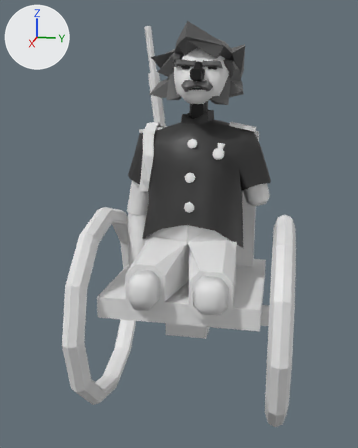
The Blender file 11_SPEAKER/00_NPC/Model/Guy_02.blend, before and after one commit.
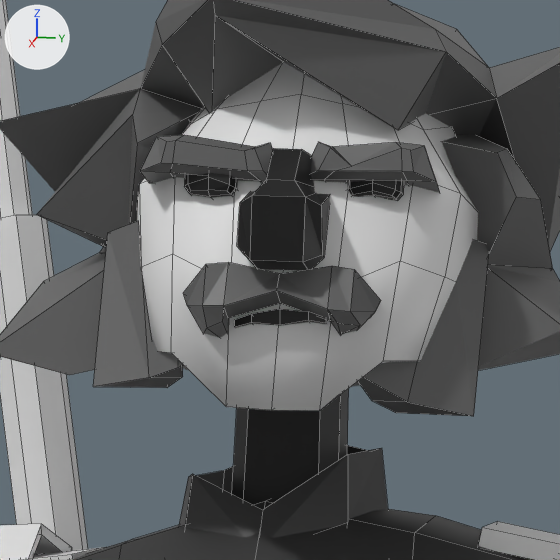
Each version appears first whole from a camera (50 mm lens) standing at (5.801, 0.944, -0.264) and looking at (0.335, -0.149, -1.63), and next in a close-up on the part from 42% to 68% of the width and 8% to 29% of the height. The axes (+X, +Y, +Z) are drawn at upper left. The lights are the same throughout. The close-ups show mesh edges as thin lines.

Names of what the first close-up shows: 'Body_01', 'Darker', 'Hair', 'Lighter', 'b', 'fusille', 'lagniere', 'plaquette'.
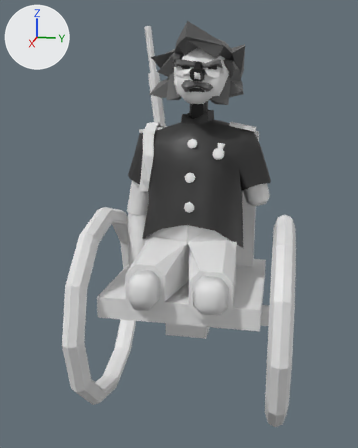
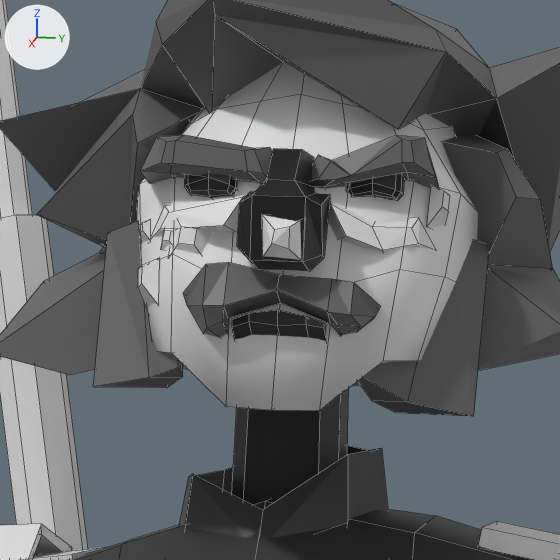
Pixel boxes (x1, y1, x2, y2) of what changed, in the close-ups (560 x 560 px; the box of a moved part takes in the faces that stretch with it):
'Lighter', reshaped, modifiers changed: (137, 62, 478, 411) in both
'b', reshaped: before (234, 309, 327, 328); after (232, 310, 326, 341)
part 1 of me_cube_062, built on: before (229, 73, 348, 360); after (138, 73, 456, 360)
part 2 of me_cube_054, moved or reshaped: before (170, 0, 496, 193); after (170, 0, 496, 189)
part 3 of me_cube_054, moved or reshaped: before (224, 262, 381, 335); after (224, 262, 381, 336)

The change, as a diff of the scene's bpy script:
```diff
--- a/11_SPEAKER/00_NPC/Model/Guy_02.blend.py
+++ b/11_SPEAKER/00_NPC/Model/Guy_02.blend.py
@@ me_cube_062 @@
 # used by ob_lighter; location = (0.008, 0.05, -0.195); delta_location = (0.0, 0.0, 0.0614); rotation_euler = (-0.0398, -0.143, 0.0429), in degrees (-2.3, -8.2, 2.5)
-me_cube_062.from_pydata(...)  # 51 vertices, 44 faces; spans x -0.209..0.466, y -0.327..0.007, z -0.217..0.482
+me_cube_062.from_pydata(...)  # 158 vertices, 140 faces; spans x -0.209..0.573, y -0.327..0.327, z -0.217..0.482
+# me_cube_062 part 1
+# 10 vertices in x -0.209..0.413, y 0.007, z -0.107..0.482 move by (0.0, -0.007, 0.0)
+# 2 vertices move from x 0.44..0.466, y 0.001..0.004, z -0.217..0.002 to x 0.44..0.466, y 0.0, z -0.217..0.002
+# 107 vertices are added at x -0.185..0.573, y -0.272..0.327, z -0.213..0.474
+# 52 new faces join them
+# 44 new faces join them, smooth
 me_cube_062.materials.append(mat_light_skin_003)
@@ me_cube_054 @@
 me_cube_054.from_pydata(...)  # 229 vertices, 210 faces; spans x -0.882..0.094, y -0.605..0.473, z -0.264..1.061
 # used by ob_hair; location = (0.006, 0.067, -0.133); delta_location = (0.436, 0.00111, 0.042); rotation_euler = (-0.0398, -0.143, 0.0429), in degrees (-2.3, -8.2, 2.5); delta_scale = (1.0, 1.0, 0.642)
-me_cube_054.vertices[6].co = (-0.014, 0.0, 0.026)
-me_cube_054.vertices[7].co = (0.049, 0.0, 0.041)  # pixel (279, 273)
-me_cube_054.vertices[11].co = (0.07, 0.126, -0.055)  # pixel (350, 311)
-me_cube_054.vertices[12].co = (0.008, 0.17, -0.007)  # pixel (380, 300)
-me_cube_054.vertices[13].co = (-0.01, 0.166, -0.008)  # pixel (379, 302)
-me_cube_054.vertices[14].co = (0.011, 0.162, -0.038)  # pixel (375, 311)
-me_cube_054.vertices[15].co = (-0.006, 0.158, -0.039)  # pixel (373, 313)
-me_cube_054.vertices[17].co = (-0.002, 0.104, -0.1)  # pixel (340, 335)
-me_cube_054.vertices[19].co = (-0.004, 0.132, -0.085)  # pixel (356, 330)
+# me_cube_054 part 2: 45 of 229 vertices moved; they spanned x -0.128..-0.001, y -0.08..0.249, z 0.258..0.461 and now span x -0.132..0.0, y -0.08..0.249, z 0.252..0.464; mean shift (-0.001, 0.0, -0.007); largest move (-0.113, 0.081, 0.398) -> (-0.117, 0.082, 0.356)
+# me_cube_054 part 3
+for i in [1, 8, 9, 10]: me_cube_054.vertices[i].co += Vector((-0.003, 0.001, -0.033))
+for i in [0, 2, 3, 20]: me_cube_054.vertices[i].co += Vector((-0.001, 0.0, -0.006))
+for i in [16, 18, 21]: me_cube_054.vertices[i].co += Vector((0.0, 0.0, -0.002))
+me_cube_054.vertices[6].co = (-0.014, 0.0, 0.022)
+me_cube_054.vertices[7].co = (0.049, 0.0, 0.038)  # pixel (279, 274)
+me_cube_054.vertices[11].co = (0.069, 0.126, -0.064)  # pixel (350, 314)
+me_cube_054.vertices[12].co = (0.006, 0.171, -0.022)  # pixel (380, 306)
+me_cube_054.vertices[13].co = (-0.011, 0.166, -0.025)  # pixel (379, 309)
+me_cube_054.vertices[14].co = (0.01, 0.162, -0.049)  # pixel (375, 316)
+me_cube_054.vertices[15].co = (-0.008, 0.158, -0.051)  # pixel (373, 318)
+me_cube_054.vertices[17].co = (-0.002, 0.104, -0.101)  # pixel (340, 336)
+me_cube_054.vertices[19].co = (-0.005, 0.132, -0.089)  # pixel (356, 332)
 me_cube_054.materials.append(mat_hair_color_003)
@@ me_cube_009 @@
 me_cube_009.from_pydata(...)  # 20 vertices, 18 faces; spans x -0.028..0.033, y -0.077..0.081, z -0.214..-0.168
 # used by ob_b; location = (-0.015, 0.074, -0.127); delta_location = (0.483, 0.0, 0.183); rotation_euler = (-0.0495, -0.143, 0.0302), in degrees (-2.8, -8.2, 1.7); delta_rotation_euler = (0.0, 0.314, 0.0)
-me_cube_009.vertices[0].co = (0.023, 0.08, -0.18)
-me_cube_009.vertices[1].co = (0.026, 0.081, -0.189)  # pixel (325, 323)
-me_cube_009.vertices[4].co = (-0.02, 0.08, -0.194)
-me_cube_009.vertices[5].co = (-0.017, 0.081, -0.203)
-me_cube_009.vertices[7].co = (-0.014, -0.076, -0.214)
-me_cube_009.vertices[9].co = (0.025, 0.001, -0.168)  # pixel (279, 308)
-me_cube_009.vertices[10].co = (0.026, 0.05, -0.171)  # pixel (308, 311)
-me_cube_009.vertices[11].co = (0.03, 0.051, -0.185)  # pixel (308, 320)
-me_cube_009.vertices[12].co = (0.033, 0.002, -0.194)  # pixel (279, 325)
-me_cube_009.vertices[14].co = (-0.028, 0.05, -0.188)
-me_cube_009.vertices[15].co = (-0.028, 0.001, -0.186)
-me_cube_009.vertices[17].co = (-0.021, -0.046, -0.208)
-me_cube_009.vertices[18].co = (-0.02, 0.002, -0.211)
-me_cube_009.vertices[19].co = (-0.023, 0.051, -0.202)
+# me_cube_009 part 4
+for i in [2, 3, 8, 13]: me_cube_009.vertices[i].co += Vector((0.022, -0.001, 0.004))
+me_cube_009.vertices[0].co = (0.047, 0.08, -0.185)  # pixel (323, 322)
+me_cube_009.vertices[1].co = (0.05, 0.08, -0.194)  # pixel (323, 328)
+me_cube_009.vertices[4].co = (-0.018, 0.081, -0.203)
+me_cube_009.vertices[5].co = (-0.009, 0.083, -0.253)
+me_cube_009.vertices[7].co = (-0.006, -0.074, -0.255)
+me_cube_009.vertices[9].co = (0.048, 0.0, -0.166)  # pixel (277, 309)
+me_cube_009.vertices[10].co = (0.049, 0.049, -0.175)  # pixel (305, 316)
+me_cube_009.vertices[11].co = (0.054, 0.05, -0.188)  # pixel (305, 324)
+me_cube_009.vertices[12].co = (0.056, 0.002, -0.192)  # pixel (277, 325)
+me_cube_009.vertices[14].co = (-0.026, 0.05, -0.196)
+me_cube_009.vertices[15].co = (-0.028, 0.001, -0.187)
+me_cube_009.vertices[17].co = (-0.014, -0.045, -0.249)
+me_cube_009.vertices[18].co = (-0.013, 0.004, -0.254)
+me_cube_009.vertices[19].co = (-0.015, 0.053, -0.251)
 me_cube_009.materials.append(mat_eyes_001)
@@ ob_lighter @@
 ob_lighter.rotation_euler = (-0.0398, -0.143, 0.0429)  # degrees (-2.3, -8.2, 2.5)
-_m = ob_lighter.modifiers.new('Mirror', 'MIRROR')
-_m.use_axis = (False, True, False)
-_m.merge_threshold = 0.037
```
